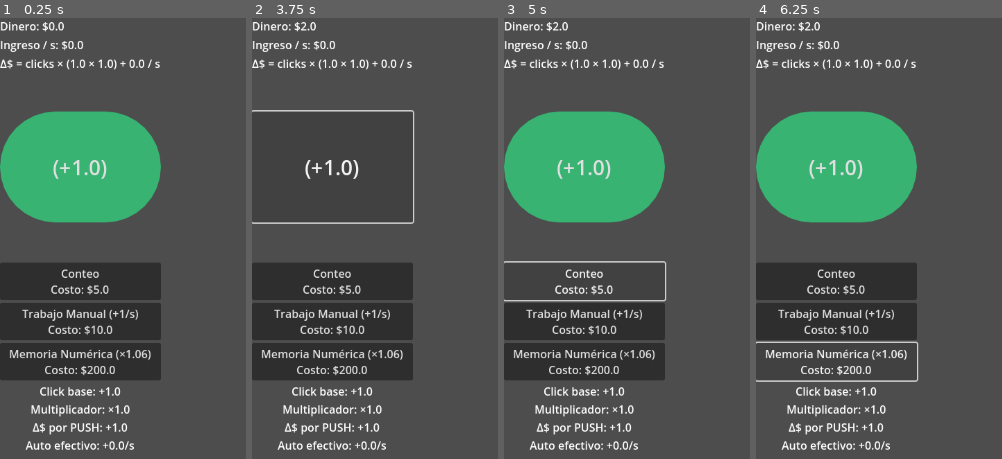
Above: before the commit, frames 1-4 (left to right).
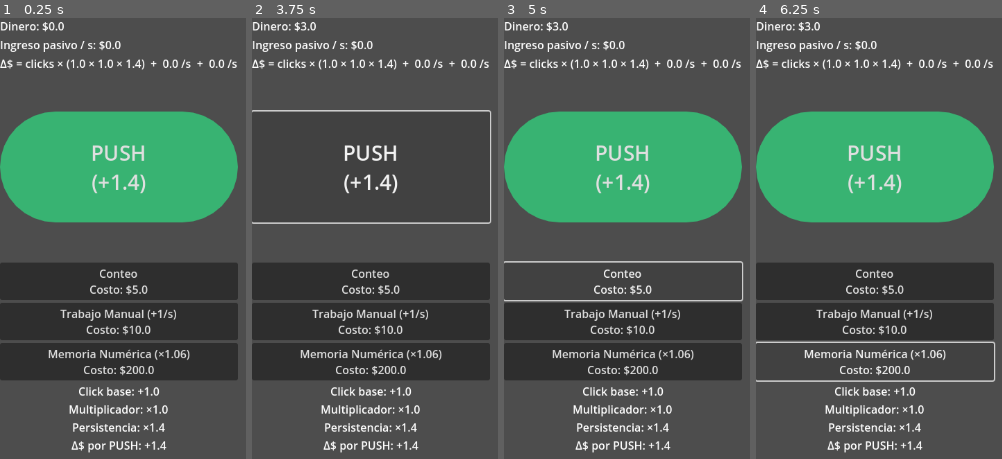
Above: after the commit, the same moments.

Repository: amurito/godot-idle-game
Game: Godot game, scene res://main.tscn
Two runs of this game, one before a commit and one after it. Both use one fixed random seed, a clock stepped at 60 frames per second and the inputs below.
Inputs:
- Up to frame 1 (0.25 s): no input
- Up to frame 2 (3.75 s): click "(+1.0)" (after the commit: "PUSH (+1.4)") at 0.5 s; click "Conteo Costo: $5.0" at 1.25 s; click "Trabajo Manual (+1/s) Costo: …" at 2 s; click "Memoria Numérica (×1.06) Cost…" at 2.75 s; click "(+1.0)" (after the commit: "PUSH (+1.4)") at 3.5 s
- Up to frame 3 (5 s): click "Conteo Costo: $5.0" at 4.25 s
- Up to frame 4 (6.25 s): click "Trabajo Manual (+1/s) Costo: …" at 5 s; click "Memoria Numérica (×1.06) Cost…" at 5.75 s

The runs differ from the first frame. In frame 1, 23% of the frame differs, in the area x 4-97%, y 5-99%; in frame 2, 16%; in frame 3, 21%; in frame 4, 21%.

Commit message:
v0.3 - Sistema dual click/pasivo + Trueque estructural

Diff:
--- a/main.gd
+++ b/main.gd
@@ -2,116 +2,77 @@
 
 # === ECONOMÍA BASE ===
 var money: float = 0.0
-var income_per_second: float = 0.0
+
+# --- SISTEMA DE CLICK (manual) ---
 var click_value: float = 1.0
 var click_upgrade_cost: float = 5.0
-# AUTOMÁTICO
-var auto_upgrade_cost: float = 10.0
-# === CLICK ESTRUCTURAL (v0.2) ===
+
 var click_multiplier: float = 1.0
 var click_multiplier_upgrade_cost: float = 200.0
 
+var click_persistence: float = 1.4
 
-# === REFERENCIAS UI (SOLO LAS QUE USAMOS) ===
+
+# --- PRODUCTOR 1: TRABAJO MANUAL (auto básico) ---
+var income_per_second: float = 0.0
+var auto_upgrade_cost: float = 10.0
+
+
+# --- PRODUCTOR 2: TRUEQUE (v0.3) ---
+var trueque_level: int = 0
+var trueque_base_income: float = 8.0
+var trueque_cost: float = 3000.0
+const TRUEQUE_COST_SCALE := 1.45
+var trueque_efficiency: float = 0.75
+
+
+# === REFERENCIAS UI ===
 @onready var money_label = $VBoxContainer/MoneyLabel
 @onready var income_label = $VBoxContainer/IncomeLabel
-@onready var click_button = $VBoxContainer/BigClickButton
+@onready var big_click_button = $VBoxContainer/BigClickButton
 @onready var upgrade_click_button = $VBoxContainer/UpgradeClickButton
 @onready var upgrade_auto_button = $VBoxContainer/UpgradeAutoButton
 @onready var stats_label = $VBoxContainer/StatsLabel
 @onready var formula_label = $VBoxContainer/FormulaLabel
-@onready var upgrade_click_multiplier_button = \
-$VBoxContainer/UpgradeClickMultiplierButton
+@onready var upgrade_trueque_button = $VBoxContainer/UpgradeTruequeButton
+@onready var upgrade_click_multiplier_button = $VBoxContainer/UpgradeClickMultiplierButton
 
 
 func _ready():
 	update_ui()
 
+
+# === BUCLE PRINCIPAL ===
 func _process(delta):
-	money += get_auto_income_effective() * delta
+	money += (
+		get_auto_income_effective()
+		+ get_trueque_income_effective()
+	) * delta
 	update_ui()
+
 
 # === CLICK MANUAL ===
 func _on_ClickButton_pressed():
-	money += click_value
+	money += get_click_power()
 	update_ui()
+# puente de compatibilidad para conexiones viejas
+func _on_BigClickButton_pressed():
+	_on_ClickButton_pressed()
 
-# === MEJORAR CLICK ===
+
+
+func get_click_power() -> float:
+	return click_value * click_multiplier * click_persistence
+
+
+
+# === UPGRADES CLICK ===
 func _on_UpgradeClickButton_pressed():
 	if money >= click_upgrade_cost:
 		money -= click_upgrade_cost
 		click_value += 1
 		click_upgrade_cost *= 1.5
 		update_ui()
-
-# === MEJORAR INGRESO AUTOMÁTICO ===
-func _on_UpgradeAutoButton_pressed():
-	if money >= auto_upgrade_cost:
-		money -= auto_upgrade_cost
-		income_per_second += 1
-		auto_upgrade_cost *= 1.6
-		update_ui()
-
-# === UI ===
-func update_ui():
-	money_label.text = "Dinero: $" + str(round(money))
-	income_label.text = "Ingreso / s: $" + str(round(income_per_second))
-	var auto_mult := get_auto_multiplier()
-	var auto_eff := get_auto_income_effective()
-
-	income_label.text = "Ingreso / s: $" + str(snapped(auto_eff, 0.01))
-
-	formula_label.text = \
-	"Δ$ = clicks × (" + \
-	str(snapped(click_value, 0.01)) + " × " + \
-	str(snapped(click_multiplier, 0.01)) + \
-	") + " + str(snapped(income_per_second, 0.01)) + "/s × " + \
-	str(snapped(auto_mult, 0.01))
-
-	formula_label.text = \
-	"Δ$ = clicks × (" + \
-	str(snapped(click_value, 0.01)) + " × " + \
-	str(snapped(click_multiplier, 0.01)) + \
-	") + " + str(snapped(income_per_second, 0.01)) + " / s"
-
-	upgrade_click_button.text = \
-		"Conteo\nCosto: $" + str(round(click_upgrade_cost))
-
-	upgrade_auto_button.text = \
-		"Trabajo Manual (+1/s)\nCosto: $" + str(round(auto_upgrade_cost))
-
-	stats_label.text = \
-	"Click base: +" + str(click_value) + \
-	"\nMultiplicador: ×" + str(snapped(click_multiplier, 0.01)) + \
-	"\nΔ$ por PUSH: +" + str(snapped(get_click_power(), 0.01)) + "\nAuto efectivo: +" + str(snapped(auto_eff, 0.01)) + "/s"
-
-
-	click_button.text = \
-	"(+" + str(snapped(get_click_power(), 0.01)) + ")"
-	upgrade_click_multiplier_button.text = \
-	"Memoria Numérica (×1.06)\nCosto: $" + \
-	str(round(click_multiplier_upgrade_cost))
-
-
-
-
-
-
-
-func _on_BigClickButton_pressed():
-	money += get_click_power()
-	update_ui()
-
-func get_click_power() -> float:
-	return click_value * click_multiplier
-# === AUTO ESCALADO POR ESTRUCTURA DEL SISTEMA ===
-const AUTO_SCALE_COEFF := 0.48  # ajustar 0.25–0.40 según feeling
-
-func get_auto_multiplier() -> float:
-	return 1.0 + max(0.0, (click_multiplier - 1.0)) * AUTO_SCALE_COEFF
-
-func get_auto_income_effective() -> float:
-	return income_per_second * get_auto_multiplier()
 
 
 func _on_UpgradeClickMultiplierButton_pressed():
@@ -122,6 +83,59 @@
 		update_ui()
 
 
+# === PRODUCTOR 1: AUTO ===
+func get_auto_income_effective() -> float:
+	return income_per_second
 
-func _on_upgrade_click_multiplier_button_pressed() -> void:
-	pass # Replace with function body.
+
+func _on_UpgradeAutoButton_pressed():
+	if money >= auto_upgrade_cost:
+		money -= auto_upgrade_cost
+		income_per_second += 1
+		auto_upgrade_cost *= 1.6
+		update_ui()
+
+
+# === PRODUCTOR 2: TRUEQUE ===
+func get_trueque_income_effective() -> float:
+	var raw = trueque_level * trueque_base_income
+	return raw * trueque_efficiency
+
+
+func _on_UpgradeTruequeButton_pressed():
+	if money >= trueque_cost:
+		money -= trueque_cost
+		trueque_level += 1
+		trueque_cost *= TRUEQUE_COST_SCALE
+		update_ui()
+
+
+# === UI ===
+func update_ui():
+
+	var auto_eff := get_auto_income_effective()
+	var trueque_eff := get_trueque_income_effective()
+
+	money_label.text = "Dinero: $" + str(round(money))
+
+	income_label.text ="Ingreso pasivo / s: $" + str(snapped(auto_eff + trueque_eff, 0.01))
+
+
+	# Fórmula honesta y separada
+	formula_label.text = "Δ$ = clicks × (" + str(snapped(click_value, 0.01)) + " × " + str(snapped(click_multiplier, 0.01)) + " × " + str(snapped(click_persistence, 0.01)) + ")"+ "  +  " + str(snapped(auto_eff, 0.01)) + " /s" + "  +  " + str(snapped(trueque_eff, 0.01)) + " /s"
+
+
+
+	big_click_button.text = "PUSH\n(+" + str(snapped(get_click_power(), 0.01)) + ")"
+
+	upgrade_click_button.text = "Conteo\nCosto: $" + str(round(click_upgrade_cost))
+
+	upgrade_click_multiplier_button.text = "Memoria Numérica (×1.06)\nCosto: $" + str(round(click_multiplier_upgrade_cost))
+
+	upgrade_auto_button.text = "Trabajo Manual (+1/s)\nCosto: $" + str(round(auto_upgrade_cost))
+
+	upgrade_trueque_button.text ="Trueque (+1)\nCosto: $" + str(round(trueque_cost))
+
+
+	# Panel de diagnóstico claro
+	stats_label.text = "Click base: +" + str(click_value) + "\nMultiplicador: ×" + str(snapped(click_multiplier, 0.01)) + "\nPersistencia: ×" + str(snapped(click_persistence, 0.01)) + "\nΔ$ por PUSH: +" + str(snapped(get_click_power(), 0.01)) + "\n\nAuto: +" + str(snapped(auto_eff, 0.01)) + "/s"
--- a/main.tscn
+++ b/main.tscn
@@ -82,8 +82,15 @@
 horizontal_alignment = 1
 autowrap_mode = 2
 
+[node name="UpgradeTruequeButton" type="Button" parent="VBoxContainer"]
+layout_mode = 2
+text = "Trueque (+1)
+Costo: $9000
+"
+
 [connection signal="pressed" from="VBoxContainer/BigClickButton" to="." method="_on_BigClickButton_pressed"]
 [connection signal="pressed" from="VBoxContainer/UpgradeClickButton" to="." method="_on_UpgradeClickButton_pressed"]
 [connection signal="pressed" from="VBoxContainer/UpgradeAutoButton" to="." method="_on_UpgradeAutoButton_pressed"]
 [connection signal="pressed" from="VBoxContainer/UpgradeClickMultiplierButton" to="." method="_on_upgrade_click_multiplier_button_pressed"]
 [connection signal="pressed" from="VBoxContainer/UpgradeClickMultiplierButton" to="." method="_on_UpgradeClickMultiplierButton_pressed"]
+[connection signal="pressed" from="VBoxContainer/UpgradeTruequeButton" to="." method="_on_UpgradeTruequeButton_pressed"]
Not shown, changed: READMEV0.2.ini
